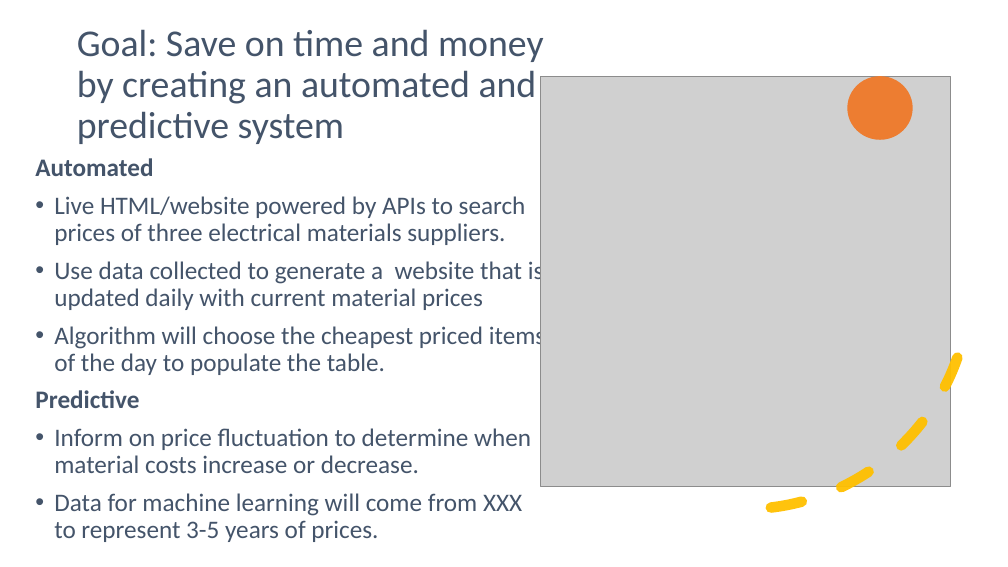
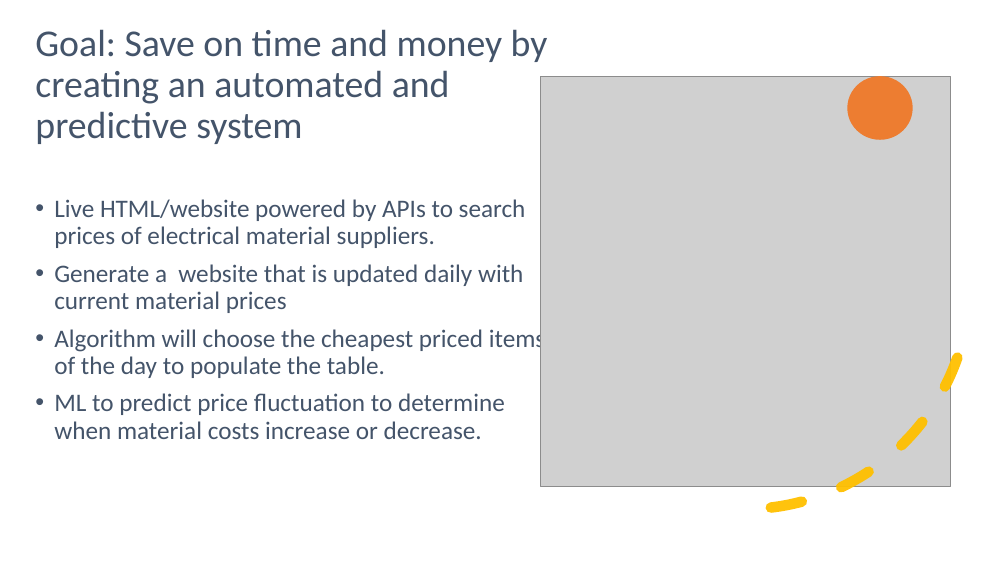
Before and after one commit to thegreatkeej/Estimator_Project, a slide deck: slide 3 of Team14_Presentation.pptx. Drawn at 1008x567 pixels with LibreOffice and Linux fonts; fonts in the diff are those of the drawing; grey boxes stand for pictures. Boxes give left, top, right and bottom in pixels: in the first picture for what was removed or moved away, otherwise in the second. Text is boxed around its words. In the diff, an @@ line names an element or a change of style, - is before the commit and + after.

```diff
--- a/Team14_Presentation.pptx
+++ b/Team14_Presentation.pptx
@@ title "Goal: Save on time and ..." rewrapped from (77,29,544,144) to (35,29,548,144) @@
@@ text at (54,199,526,313): text changed @@
-Automated
-• Live HTML/website powered by APIs to search prices of three electrical materials suppliers.
-• Use data collected to generate a website that is updated daily with current material prices
+• Live HTML/website powered by APIs to search prices of electrical material suppliers.
+• Generate a website that is updated daily with current material prices
@@ text at (54,393,505,439): text changed @@
-Predictive
-• Inform on price fluctuation to determine when material costs increase or decrease.
-• Data for machine learning will come from XXX to represent 3-5 years of prices.
+• ML to predict price fluctuation to determine when material costs increase or decrease.
```
Also in this commit, not shown: 4 other slides changed, 2 slides added, 5 slides removed.
